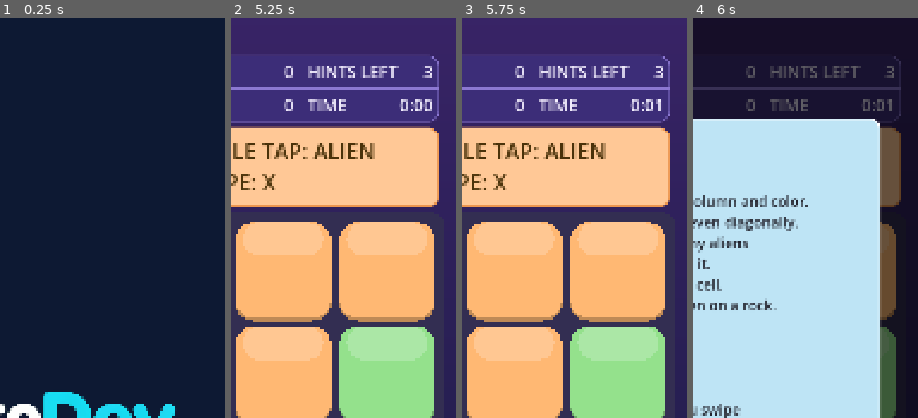
Above: before the commit, frames 1-4 (left to right).
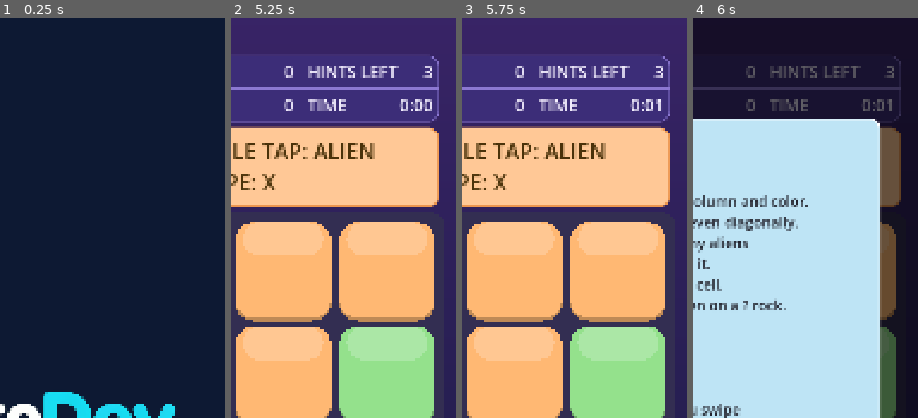
Above: after the commit, the same moments.

Repository: hidekig1001-cell/invader-radar
Game: Godot game, scene res://scenes/app.tscn
The game is run twice, just before and just after one commit, with the same random seed, the same clock (stepped at 60 frames per second) and the same inputs.
Inputs (mouse positions are % of the whole screen's width and height, from its top left):
- Up to frame 1 (0.25 s): no input
- Up to frame 2 (5.25 s): tap Enter at 0.5 s; move the mouse to (72, 45) at 0.52 s; hold Shift 0.53-1.25 s; click (72, 45) at 0.67 s; click "English" at 1.25 s; click "START NOW" at 2 s; click "RESTART" at 2.75 s; click "RESTART" at 3.5 s; click "RESTART" at 4.25 s; click "UNDO" at 5 s
- Up to frame 3 (5.75 s): no input
- Up to frame 4 (6 s): click "RULES" at 5.75 s
The pictures show only the part of the screen within x 50-100%, y 0-50%; the shares and areas given below are measured in that part.

Frames 1-3 are identical in both runs. In frame 4, 0.3% of the frame differs, in the area x 22-42%, y 70-73%.

Commit message:
CR-1197: ルール札に岩とレーダーの説明を条件付きで追加
improve runner が生成（実装: qwen3.8-flashnext-strata-v100、テスト: qwen3.8-flashnext-strata-v100）。run: 20261028-0625-CR-1197

Diff:
--- a/scenes/main.gd
+++ b/scenes/main.gd
@@ -110,6 +110,7 @@
 	rules_label.add_theme_font_size_override("font_size", 32)
 	rules_label.position = Vector2(54, 1732)
 	rules_label.size = Vector2(972, 128)
+	update_rules_label()
 
 	title_logo = TextureRect.new()
 	title_logo.texture = load("res://assets/title_logo/title_logo_1000x200.png")
@@ -423,6 +424,7 @@
 			if current_text == HELP_TEXT or current_text == ja_help or current_text == dead_marks_text():
 				show_help()
 
+	update_rules_label()
 	update_music()
 
 
@@ -628,3 +630,14 @@
 		sound.vibrate(250, 0.3)
 		return true
 	return false
+
+func update_rules_label() -> void:
+	if rules_label == null:
+		return
+	var level = null
+	if is_tutorial():
+		level = tutorial.session.level
+	else:
+		if session != null:
+			level = session.level
+	rules_label.apply_level(level)
--- a/scenes/rules_label.gd
+++ b/scenes/rules_label.gd
@@ -2,6 +2,18 @@
 
 const RULES_TEXT := "ONE ALIEN PER ROW, COLUMN AND COLOR.\nALIENS MUST NOT TOUCH, EVEN DIAGONALLY."
 const RULES_TEXT_JA := "各行・各列・各色に宇宙人を 1 人置く。\n宇宙人どうしは縦・横・斜めにも隣り合ってはいけない。"
+
+const ROCK_TEXT := "NO ALIEN ON A ? ROCK."
+const ROCK_TEXT_JA := "? の岩には宇宙人を置けない。"
+const RADAR_TEXT := "A NUMBER = ALIENS IN THE 8 CELLS AROUND IT."
+const RADAR_TEXT_JA := "数字は、まわりの 8 マスにいる宇宙人の数。"
+
+const FONT_SIZE := 32
+const SMALL_FONT_SIZE := 24
+
+var rules_lang: String = "en"
+var has_rocks: bool = false
+var has_numbers: bool = false
 
 func _ready() -> void:
 	text = RULES_TEXT
@@ -10,11 +22,49 @@
 	add_theme_stylebox_override("normal", make_style_box())
 	add_theme_color_override("font_color", text_color())
 
+static func rules_text(lang_code: String, rocks: bool, numbers: bool) -> String:
+	var base := RULES_TEXT_JA if lang_code == "ja" else RULES_TEXT
+	var extras: Array[String] = []
+	if rocks:
+		extras.append(ROCK_TEXT_JA if lang_code == "ja" else ROCK_TEXT)
+	if numbers:
+		extras.append(RADAR_TEXT_JA if lang_code == "ja" else RADAR_TEXT)
+	if extras.is_empty():
+		return base
+	return base + "\n" + " ".join(extras)
+
 func apply_language(lang_code: String) -> void:
-	if lang_code == "ja":
-		text = RULES_TEXT_JA
+	rules_lang = lang_code
+	text = rules_text(rules_lang, has_rocks, has_numbers)
+
+func apply_level(level) -> void:
+	if level != null and not level.asteroids.is_empty():
+		has_rocks = true
 	else:
-		text = RULES_TEXT
+		has_rocks = false
+
+	if level != null and not level.radar.is_empty():
+		has_numbers = true
+	else:
+		has_numbers = false
+
+	text = rules_text(rules_lang, has_rocks, has_numbers)
+
+	var font_size := FONT_SIZE
+	var margin_top := 16.0
+	var margin_bottom := 16.0
+
+	if has_rocks or has_numbers:
+		font_size = SMALL_FONT_SIZE
+		margin_top = 6.0
+		margin_bottom = 6.0
+
+	add_theme_font_size_override("font_size", font_size)
+
+	if has_theme_stylebox_override("normal"):
+		var sb := get_theme_stylebox("normal")
+		sb.content_margin_top = margin_top
+		sb.content_margin_bottom = margin_bottom
 
 static func make_style_box() -> StyleBoxTexture:
 	var sb := StyleBoxTexture.new()
--- a/scenes/rules_panel.gd
+++ b/scenes/rules_panel.gd
@@ -116,6 +116,6 @@
 
 static func rules_text(lang: String) -> String:
 	if lang == "ja":
-		return "ルール\n・各行・各列・各色に、\n　宇宙人を 1 人ずつ置く。\n・宇宙人どうしは、縦・横・斜めにも\n　隣り合ってはいけない。\n・数字は、まわりの 8 マスにいる\n　宇宙人の数。\n　数字のマスに宇宙人はいない。\n・岩のマスには、宇宙人を置けない。\n\n操作\n・タップ: ×\n・ダブルタップ: 宇宙人\n・スワイプ: なぞったマスに ×\n\nボタン\n・ヒント: 次の 1 手を教える\n・戻す: 1 手戻す\n・やり直す: この面を最初から"
+		return "ルール\n・各行・各列・各色に、\n　宇宙人を 1 人ずつ置く。\n・宇宙人どうしは、縦・横・斜めにも\n　隣り合ってはいけない。\n・数字は、まわりの 8 マスにいる\n　宇宙人の数。\n　数字のマスに宇宙人はいない。\n・? の岩には、宇宙人を置けない。\n\n操作\n・タップ: ×\n・ダブルタップ: 宇宙人\n・スワイプ: なぞったマスに ×\n\nボタン\n・ヒント: 次の 1 手を教える\n・戻す: 1 手戻す\n・やり直す: この面を最初から"
 	else:
-		return "RULES\n- One alien in each row, column and color.\ …(137 unchanged characters)… cell.\n- You cannot place an alien on a rock.\n\nCONTROLS\n- Tap: X\n- Double ta …(148 unchanged characters)…
+		return "RULES\n- One alien in each row, column and color.\ …(137 unchanged characters)… cell.\n- You cannot place an alien on a ? rock.\n\nCONTROLS\n- Tap: X\n- Double ta …(148 unchanged characters)…
--- a/test/cr/test_cr_1162.gd
+++ b/test/cr/test_cr_1162.gd
@@ -4,12 +4,12 @@
 
 ## CHECK: 1
 func test_rules_text_ja() -> void:
-	var expected := "ルール\n・各行・各列・各色に、\n　宇宙人を 1 人ずつ置く。\n・宇宙人どうしは、縦・横・斜めにも\n　隣り合ってはいけない。\n・数字は、まわりの 8 マスにいる\n　宇宙人の数。\n　数字のマスに宇宙人はいない。\n・岩のマスには、宇宙人を置けない。\n\n操作\n・タップ: ×\n・ダブルタップ: 宇宙人\n・スワイプ: なぞったマスに ×\n\nボタン\n・ヒント: 次の 1 手を教える\n・戻す: 1 手戻す\n・やり直す: この面を最初から"
+	var expected := "ルール\n・各行・各列・各色に、\n　宇宙人を 1 人ずつ置く。\n・宇宙人どうしは、縦・横・斜めにも\n　隣り合ってはいけない。\n・数字は、まわりの 8 マスにいる\n　宇宙人の数。\n　数字のマスに宇宙人はいない。\n・? の岩には、宇宙人を置けない。\n\n操作\n・タップ: ×\n・ダブルタップ: 宇宙人\n・スワイプ: なぞったマスに ×\n\nボタン\n・ヒント: 次の 1 手を教える\n・戻す: 1 手戻す\n・やり直す: この面を最初から"
 	var actual := RulesPanel.rules_text("ja")
 	assert_eq(actual, expected)
 
 ## CHECK: 1
 func test_rules_text_en() -> void:
-	var expected := "RULES\n- One alien in each row, column and …(145 unchanged characters)… cell.\n- You cannot place an alien on a rock.\n\nCONTROLS\n- Tap: X\n- Double ta …(148 unchanged characters)…
+	var expected := "RULES\n- One alien in each row, column and …(145 unchanged characters)… cell.\n- You cannot place an alien on a ? rock.\n\nCONTROLS\n- Tap: X\n- Double ta …(148 unchanged characters)…
 	var actual := RulesPanel.rules_text("en")
 	assert_eq(actual, expected)
--- a/test/cr/test_cr_1163.gd
+++ b/test/cr/test_cr_1163.gd
@@ -6,14 +6,14 @@
 func test_rules_text_ja() -> void:
 	## CHECK: 1
 	var RP = load("res://scenes/rules_panel.gd")
-	var expected := "ルール\n・各行・各列・各色に、\n　宇宙人を 1 人ずつ置く。\n・宇宙人どうしは、縦・横・斜めにも\n　隣り合ってはいけない。\n・数字は、まわりの 8 マスにいる\n　宇宙人の数。\n　数字のマスに宇宙人はいない。\n・岩のマスには、宇宙人を置けない。\n\n操作\n・タップ: ×\n・ダブルタップ: 宇宙人\n・スワイプ: なぞったマスに ×\n\nボタン\n・ヒント: 次の 1 手を教える\n・戻す: 1 手戻す\n・やり直す: この面を最初から"
+	var expected := "ルール\n・各行・各列・各色に、\n　宇宙人を 1 人ずつ置く。\n・宇宙人どうしは、縦・横・斜めにも\n　隣り合ってはいけない。\n・数字は、まわりの 8 マスにいる\n　宇宙人の数。\n　数字のマスに宇宙人はいない。\n・? の岩には、宇宙人を置けない。\n\n操作\n・タップ: ×\n・ダブルタップ: 宇宙人\n・スワイプ: なぞったマスに ×\n\nボタン\n・ヒント: 次の 1 手を教える\n・戻す: 1 手戻す\n・やり直す: この面を最初から"
 	assert_eq(RP.rules_text("ja"), expected)
 
 
 func test_rules_text_en() -> void:
 	## CHECK: 1
 	var RP = load("res://scenes/rules_panel.gd")
-	var expected := "RULES\n- One alien in each row, column and …(145 unchanged characters)… cell.\n- You cannot place an alien on a rock.\n\nCONTROLS\n- Tap: X\n- Double ta …(148 unchanged characters)…
+	var expected := "RULES\n- One alien in each row, column and …(145 unchanged characters)… cell.\n- You cannot place an alien on a ? rock.\n\nCONTROLS\n- Tap: X\n- Double ta …(148 unchanged characters)…
 	assert_eq(RP.rules_text("en"), expected)
 
 
--- /dev/null
+++ b/test/cr/test_cr_1197.gd
@@ -0,0 +1,144 @@
+extends GutTest
+
+const Level = preload("res://game/level.gd")
+const SessionScript = preload("res://game/session.gd")
+const MainScene = preload("res://scenes/main.tscn")
+
+const BASE_JA = "各行・各列・各色に宇宙人を 1 人置く。\n宇宙人どうしは縦・横・斜めにも隣り合ってはいけない。"
+const BASE_EN = "ONE ALIEN PER ROW, COLUMN AND COLOR.\nALIENS MUST NOT TOUCH, EVEN DIAGONALLY."
+
+func _make_level(id: int, w: int, h: int, asteroids: Array, radar: Array) -> Level:
+	var l = Level.new()
+	l.id = id
+	l.width = w
+	l.height = h
+	l.asteroids = asteroids
+	l.radar = radar
+	# regions: 行ごとに 0〜(h-1) の区域
+	l.regions = []
+	for y in range(h):
+		var row = []
+		for x in range(w):
+			row.append(y)
+		l.regions.append(row)
+	return l
+
+## CHECK: 1
+func test_rules_text_static() -> void:
+	var RulesLabel = load("res://scenes/rules_label.gd")
+	assert_eq(RulesLabel.rules_text("ja", false, false), BASE_JA)
+	assert_eq(RulesLabel.rules_text("ja", true, false), BASE_JA + "\n? の岩には宇宙人を置けない。")
+	assert_eq(RulesLabel.rules_text("ja", false, true), BASE_JA + "\n数字は、まわりの 8 マスにいる宇宙人の数。")
+	assert_eq(RulesLabel.rules_text("ja", true, true), BASE_JA + "\n? の岩には宇宙人を置けない。 数字は、まわりの 8 マスにいる宇宙人の数。")
+
+	assert_eq(RulesLabel.rules_text("en", false, false), BASE_EN)
+	assert_eq(RulesLabel.rules_text("en", true, false), BASE_EN + "\nNO ALIEN ON A ? ROCK.")
+	assert_eq(RulesLabel.rules_text("en", false, true), BASE_EN + "\nA NUMBER = ALIENS IN THE 8 CELLS AROUND IT.")
+	assert_eq(RulesLabel.rules_text("en", true, true), BASE_EN + "\nNO ALIEN ON A ? ROCK. A NUMBER = ALIENS IN THE 8 CELLS AROUND IT.")
+
+## CHECK: 2
+func test_apply_level_and_language() -> void:
+	var RulesLabel = load("res://scenes/rules_label.gd")
+	var Level = load("res://game/level.gd")
+
+	var la = Level.new()
+	la.parse({"id": 1, "width": 4, "height": 4, "target": 4, "regions": [[0, 0, 0, 0], [1, 1, 1, 1], [2, 2, 2, 2], [3, 3, 3, 3]], "asteroids": [[3, 3]], "radar": []})
+	var lb = Level.new()
+	lb.parse({"id": 2, "width": 4, "height": 4, "target": 4, "regions": [[0, 0, 0, 0], [1, 1, 1, 1], [2, 2, 2, 2], [3, 3, 3, 3]], "asteroids": [], "radar": []})
+
+	var label = RulesLabel.new()
+	add_child_autofree(label)
+
+	label.apply_language("ja")
+	assert_eq(label.text, BASE_JA)
+
+	label.apply_level(la)
+	assert_eq(label.text, BASE_JA + "\n? の岩には宇宙人を置けない。")
+	assert_eq(label.get_theme_font_size("font_size"), 24)
+	var sb = label.get_theme_stylebox("normal")
+	assert_eq(sb.content_margin_top, 6.0)
+	assert_eq(sb.content_margin_bottom, 6.0)
+	assert_eq(sb.content_margin_left, 32.0)
+
+	label.apply_language("en")
+	assert_eq(label.text, BASE_EN + "\nNO ALIEN ON A ? ROCK.")
+
+	label.apply_level(lb)
+	assert_eq(label.text, BASE_EN)
+	assert_eq(label.get_theme_font_size("font_size"), 32)
+	sb = label.get_theme_stylebox("normal")
+	assert_eq(sb.content_margin_top, 16.0)
+	assert_eq(sb.content_margin_bottom, 16.0)
+
+	label.apply_level(null)
+	assert_eq(label.text, BASE_EN)
+
+## CHECK: 3
+func test_main_update_rules_label() -> void:
+	var l1 = Level.new()
+	l1.parse({"id": 1, "width": 4, "height": 4, "target": 4, "regions": [[0, 0, 0, 0], [1, 1, 1, 1], [2, 2, 2, 2], [3, 3, 3, 3]], "asteroids": [[3, 3]], "radar": [[0, 0, 1]]})
+	var l2 = Level.new()
+	l2.parse({"id": 2, "width": 5, "height": 5, "target": 5, "regions": [[0, 0, 0, 0, 0], [1, 1, 1, 1, 1], [2, 2, 2, 2, 2], [3, 3, 3, 3, 3], [4, 4, 4, 4, 4]], "asteroids": [], "radar": []})
+	var l3 = Level.new()
+	l3.parse({"id": 3, "width": 5, "height": 5, "target": 5, "regions": [[0, 0, 0, 0, 0], [1, 1, 1, 1, 1], [2, 2, 2, 2, 2], [3, 3, 3, 3, 3], [4, 4, 4, 4, 4]], "asteroids": [], "radar": [[4, 4, 0]]})
+
+	var m = MainScene.instantiate()
+	m.language = "ja"
+	m.session = SessionScript.new([l1, l2, l3])
+	add_child_autofree(m)
+	await wait_frames(2)
+
+	assert_eq(m.rules_label.text, BASE_JA + "\n? の岩には宇宙人を置けない。 数字は、まわりの 8 マスにいる宇宙人の数。")
+	assert_eq(m.rules_label.get_theme_font_size("font_size"), 24)
+
+	await wait_frames(1)
+	assert_true(m.rules_label.get_combined_minimum_size().y <= 128.0)
+	assert_true(m.rules_label.get_combined_minimum_size().x <= 972.0)
+	assert_eq(m.rules_label.position, Vector2(54, 1732))
+	assert_eq(m.rules_label.size, Vector2(972, 128))
+	assert_false(m.hud.solve_button.get_global_rect().intersects(m.rules_label.get_global_rect()))
+	assert_false(m.hud.hint_button.get_global_rect().intersects(m.rules_label.get_global_rect()))
+
+	m.session.next_level()
+	assert_eq(m.rules_label.text, BASE_JA)
+	assert_eq(m.rules_label.get_theme_font_size("font_size"), 32)
+
+	m.session.next_level()
+	assert_eq(m.rules_label.text, BASE_JA + "\n数字は、まわりの 8 マスにいる宇宙人の数。")
+
+	m.session.restart_level()
+	assert_eq(m.rules_label.text, BASE_JA + "\n数字は、まわりの 8 マスにいる宇宙人の数。")
+	await wait_frames(1)
+	assert_eq(m.rules_label.size, Vector2(972, 128))
+
+## CHECK: 4
+func test_tutorial_rules_label() -> void:
+	var l1 = Level.new()
+	l1.parse({"id": 1, "width": 4, "height": 4, "target": 4, "regions": [[0, 0, 0, 0], [1, 1, 1, 1], [2, 2, 2, 2], [3, 3, 3, 3]], "asteroids": [[3, 3]], "radar": [[0, 0, 1]]})
+
+	var m = MainScene.instantiate()
+	m.language = "ja"
+	m.session = SessionScript.new([l1])
+	add_child_autofree(m)
+	await wait_frames(2)
+
+	m.start_tutorial()
+	assert_eq(m.rules_label.text, BASE_JA)
+	assert_eq(m.rules_label.get_theme_font_size("font_size"), 32)
+
+	m.end_tutorial()
+	assert_eq(m.rules_label.text, BASE_JA + "\n? の岩には宇宙人を置けない。 数字は、まわりの 8 マスにいる宇宙人の数。")
+	assert_eq(m.rules_label.get_theme_font_size("font_size"), 24)
+
+## CHECK: 5
+func test_rules_panel_text() -> void:
+	var RulesPanel = load("res://scenes/rules_panel.gd")
+	var ja_text = RulesPanel.rules_text("ja")
+	assert_true(ja_text.find("・? の岩には、宇宙人を置けない。") >= 0)
+	assert_false(ja_text.find("・岩のマスには、宇宙人を置けない。") >= 0)
+	assert_eq(ja_text.split("\n").size(), 19)
+
+	var en_text = RulesPanel.rules_text("en")
+	assert_true(en_text.find("- You cannot place an alien on a ? rock.") >= 0)
+	assert_false(en_text.find("- You cannot place an alien on a rock.") >= 0)
+	assert_eq(en_text.split("\n").size(), 17)
Not shown, added: test/cr/test_cr_1163.gd.uid
